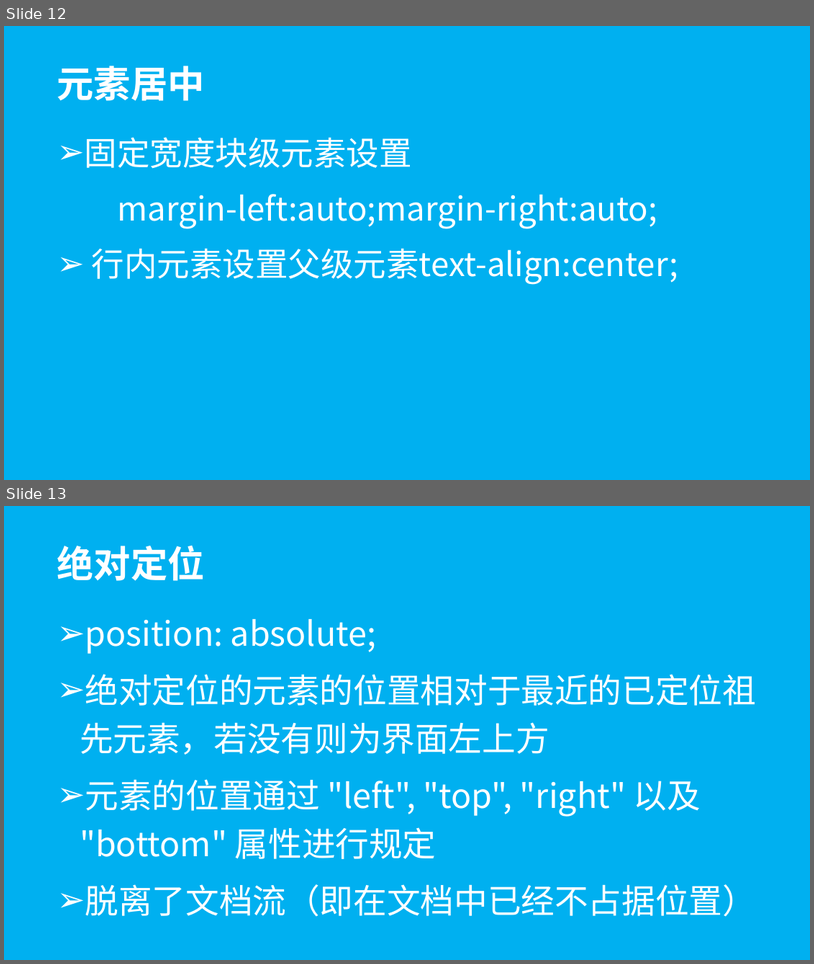
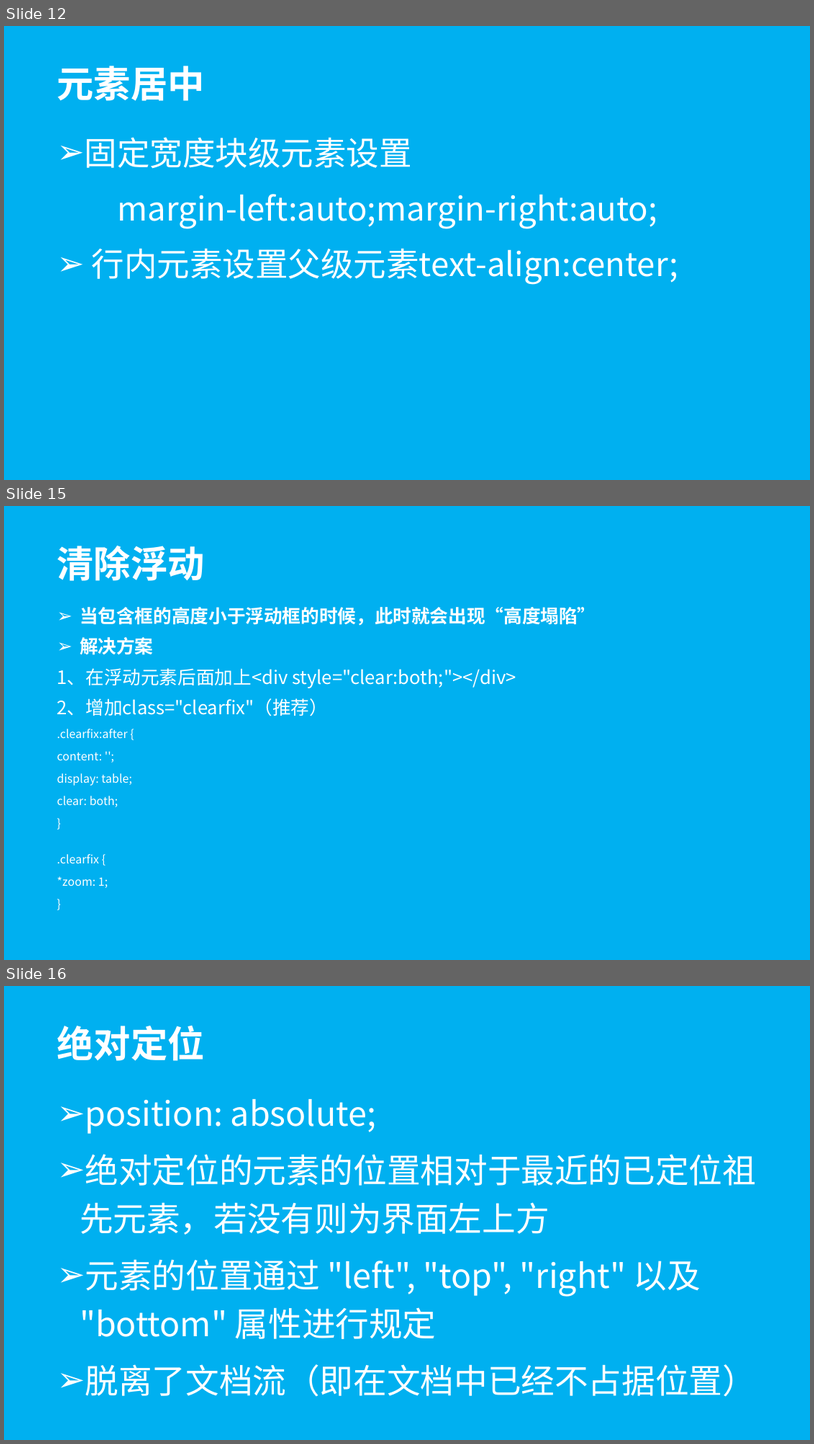
Before and after one commit to wugenshui/ppt, a slide deck: HTML_CSS/Html&CSS.pptx. Shown one above the other, each under a label of ours: slides 12 and 13 before the commit, slides 12, 15 and 16 after it; the slides between them are not shown. The pictures are 814x964 and 814x1444 pixels, drawn with LibreOffice and Linux fonts; fonts in the diff are those of the drawing. Boxes give left, top, right and bottom in pixels: in the first picture for what was removed or moved away, otherwise in the second. Text is boxed around its words. In the diff, an @@ line names an element or a change of style, - is before the commit and + after.

```diff
--- a/HTML_CSS/Html&CSS.pptx
+++ b/HTML_CSS/Html&CSS.pptx
@@ slide 15 added at (4,506,810,960), background #00B0F0 @@
@@ title added at (57,546,205,581), 44 pt, text #FFFFFF, bold @@
+清除浮动
@@ subtitle added at (57,607,596,888), 22 pt, text #FFFFFF @@
+➢ 当包含框的高度小于浮动框的时候，此时就会出现“高度塌陷”
+➢ 解决方案
+1、在浮动元素后面加上<div style="clear:both;"></div>
+2、增加class="clearfix"（推荐）
+.clearfix:after {
+content: '';
+display: table;
+clear: both;
+}
+.clearfix {
+*zoom: 1;
+}
@@ what was slide 13 is now slide 16 @@
```
Also in this commit, not shown: 3 slides changed, 2 other slides added, 4 other files.
